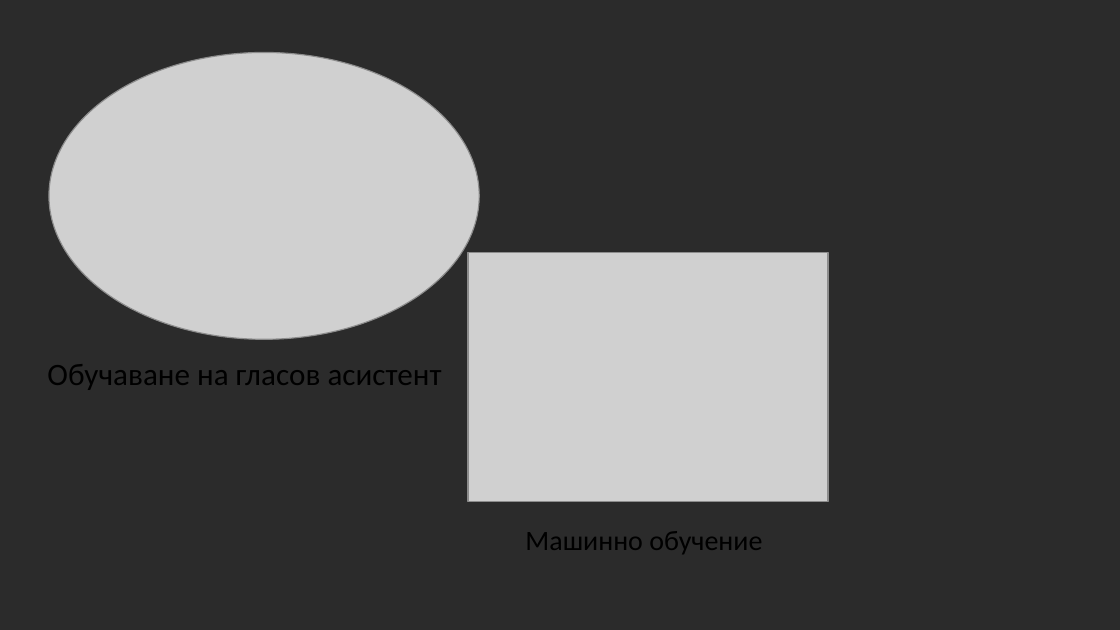
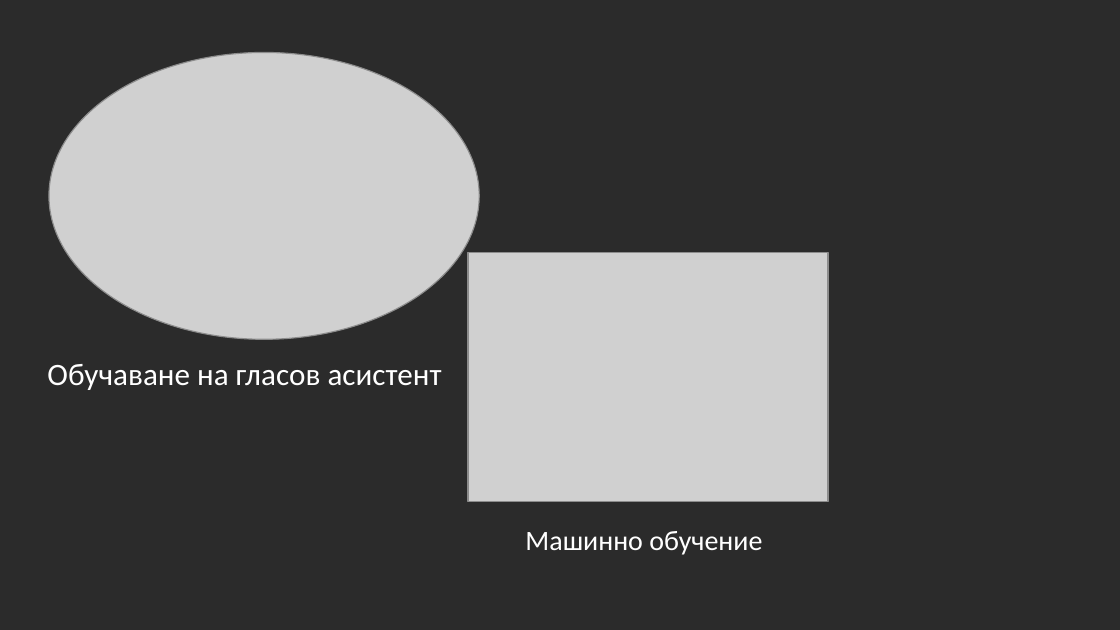
Before and after one commit to vesalov11/ZARA-voice-assistant, a slide deck: slide 3 of 25.04.23.pptx. Drawn at 1120x630 pixels with LibreOffice and Linux fonts; fonts in the diff are those of the drawing; grey boxes stand for pictures; background and template pictures are left out; a plain dark background stands for a picture behind light text. Boxes give left, top, right and bottom in pixels: in the first picture for what was removed or moved away, otherwise in the second. Text is boxed around its words. In the diff, an @@ line names an element or a change of style, - is before the commit and + after.

```diff
--- a/25.04.23.pptx
+++ b/25.04.23.pptx
@@ text "Обучаване на гласов асистент" at (47,364,442,390): text colour #000000 to #FFFFFF @@
@@ text "Машинно обучение" at (525,531,762,555): text colour #000000 to #FFFFFF @@
```
Also in this commit, not shown: 1 other slide changed, 2 other files.
